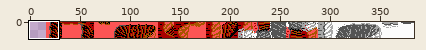
Two versions of one sprite sheet, res/commanderKeen/textures/blocks/map.png. The picture above shows the old version from afar; the outline marks the close-up.
Close-up. Before the commit:
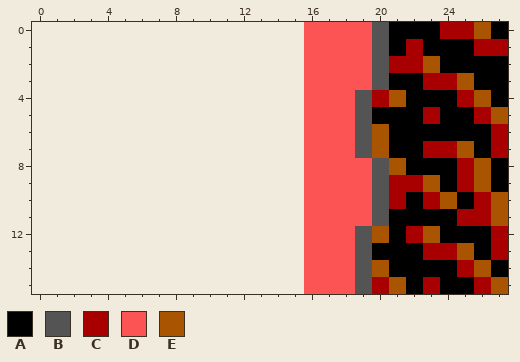
The file is 368x16 pixels. Shown: x 0..27, y 0..15. The old version is drawn lined up with the new one, on the new canvas.
Palette (. is transparent): A #000000  B #545454  C #a80000  D #fc5454  E #a85400
Pixels before, first column x 16:
 0 DDDDBAAACCEA
 1 DDDDBACAAACC
 2 DDDDBCCEAAAA
 3 DDDDBAACCEAA
 4 DDDBCEAAACEA
 5 DDDBAAACAACE
 6 DDDBEAAAAAAC
 7 DDDBEAACCEAC
 8 DDDDBEAAACEA
 9 DDDDBCCEACEA
10 DDDDBCACEACE
11 DDDDBAAAACCE
12 DDDBEACEAAAC
13 DDDBAAACCEAC
14 DDDBEAAAACEA
15 DDDBCEACAACE
The same view after the edit:
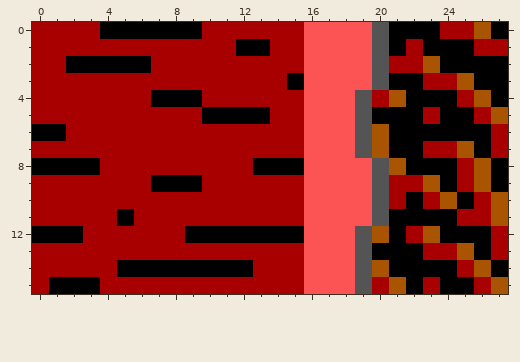
Changes in this commit:
canvas 368x16 -> 384x16, the old top-left corner now at 16,0
y 0: x 0..15 ................ -> CCCCAAAAAACCCCCC
y 1: x 0..15 ................ -> CCCCCCCCCCCCAACC
y 2: x 0..15 ................ -> CCAAAAACCCCCCCCC
y 3: x 0..15 ................ -> CCCCCCCCCCCCCCCA
y 4: x 0..15 ................ -> CCCCCCCAAACCCCCC
y 5: x 0..15 ................ -> CCCCCCCCCCAAAACC
y 6: x 0..15 ................ -> AACCCCCCCCCCCCCC
y 7: x 0..15 ................ -> CCCCCCCCCCCCCCCC
y 8: x 0..15 ................ -> AAAACCCCCCCCCAAA
y 9: x 0..15 ................ -> CCCCCCCAAACCCCCC
y 10: x 0..15 ................ -> CCCCCCCCCCCCCCCC
y 11: x 0..15 ................ -> CCCCCACCCCCCCCCC
y 12: x 0..15 ................ -> AAACCCCCCAAAAAAA
y 13: x 0..15 ................ -> CCCCCCCCCCCCCCCC
y 14: x 0..15 ................ -> CCCCCAAAAAAAACCC
y 15: x 0..15 ................ -> CAAACCCCCCCCCCCC
Where, in picture pixels (left, top, right, bottom), the same in both close-ups:
added: (32, 22, 304, 294)
